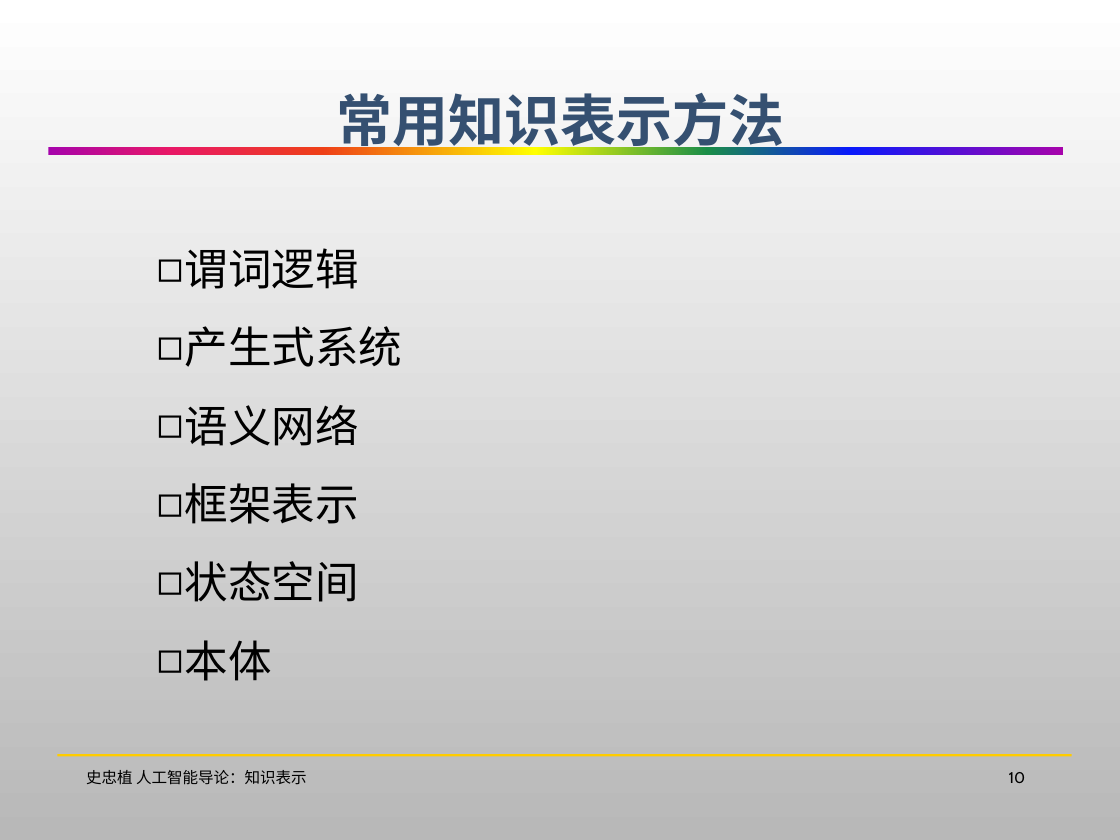
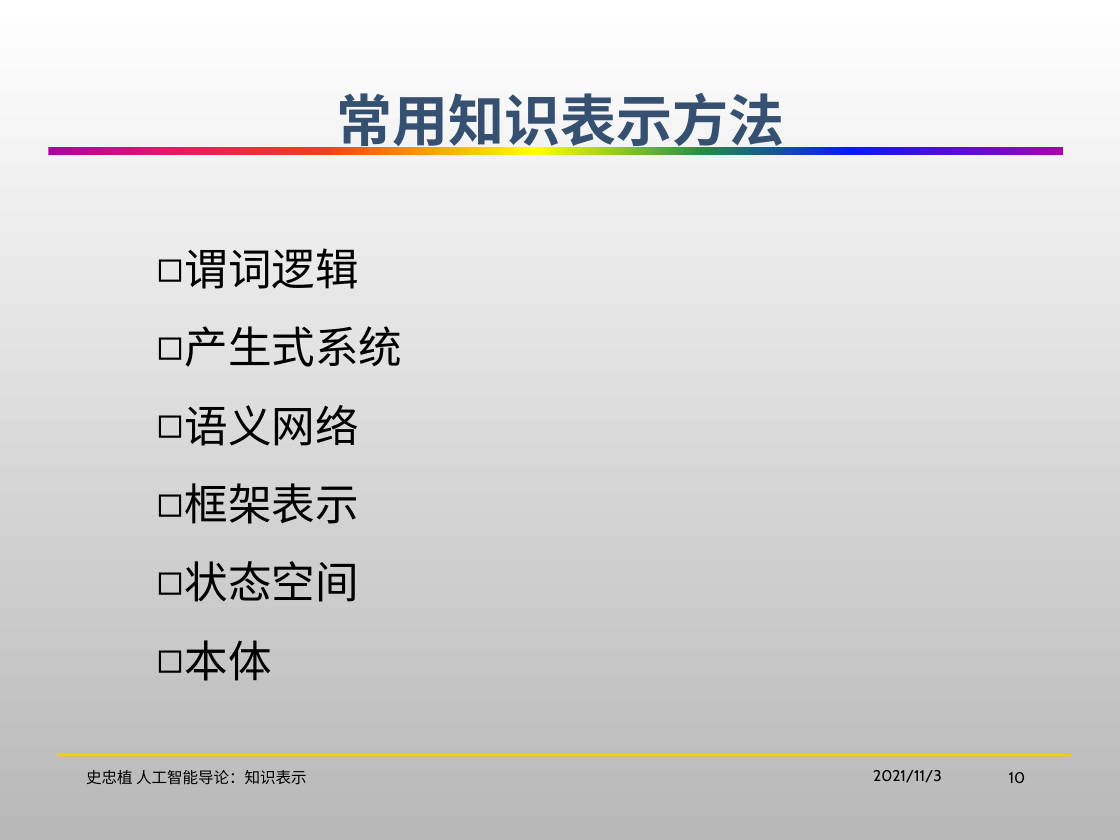
Before and after one commit to HBU/Artificial_Intelligence, a slide deck: slide 10 of AI-PPT-史忠植/AI02知识表示.pptx. Drawn at 1120x840 pixels with LibreOffice and Linux fonts; fonts in the diff are those of the drawing; background and template pictures are left out. Boxes give left, top, right and bottom in pixels: in the first picture for what was removed or moved away, otherwise in the second. Text is boxed around its words. In the diff, an @@ line names an element or a change of style, - is before the commit and + after.

```diff
--- a/AI-PPT-史忠植/AI02知识表示.pptx
+++ b/AI-PPT-史忠植/AI02知识表示.pptx
@@ text added at (x1=873, y1=770, x2=942, y2=783), 10 pt, text #000000 @@
+2021/11/3
```
Also in this commit, not shown: 49 other slides changed, 9 slides added, 25 slides removed.
